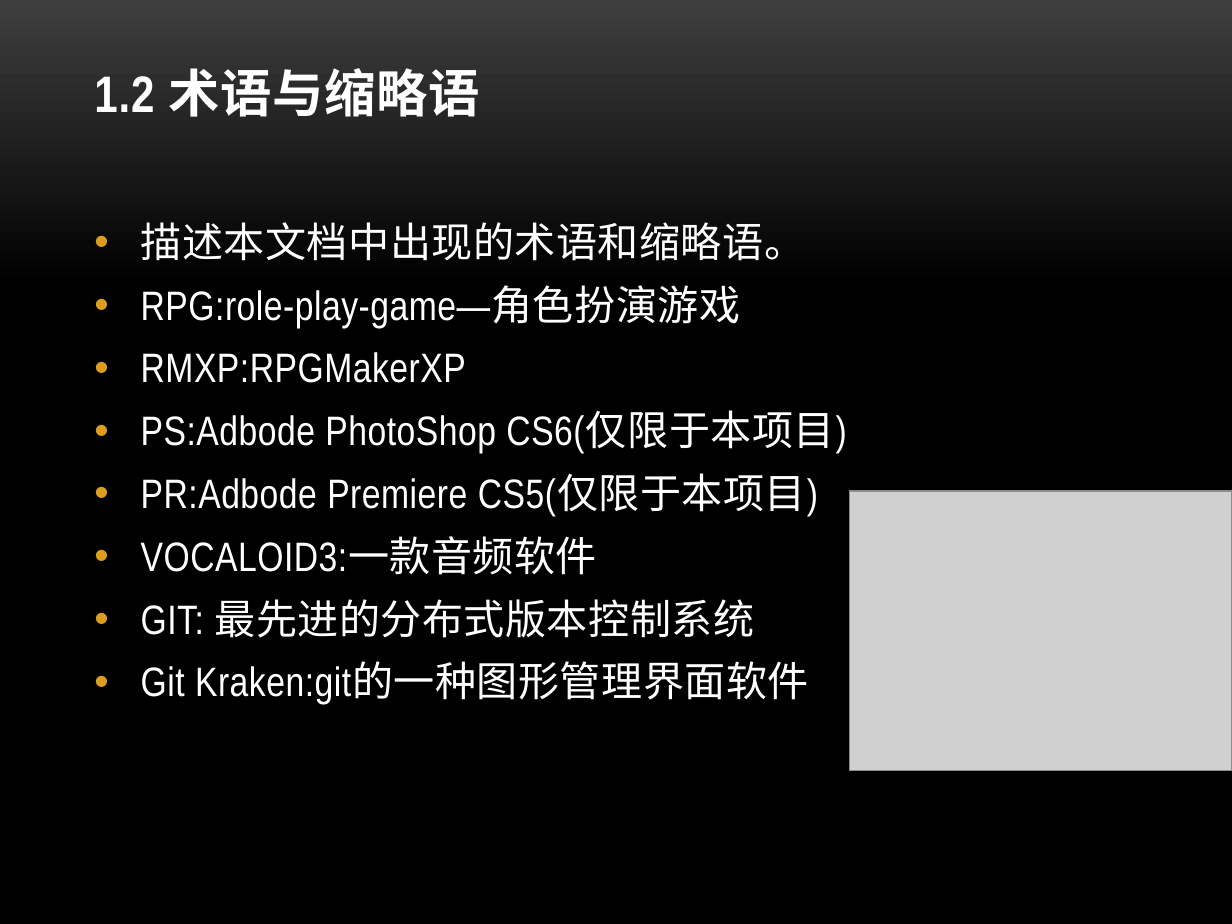
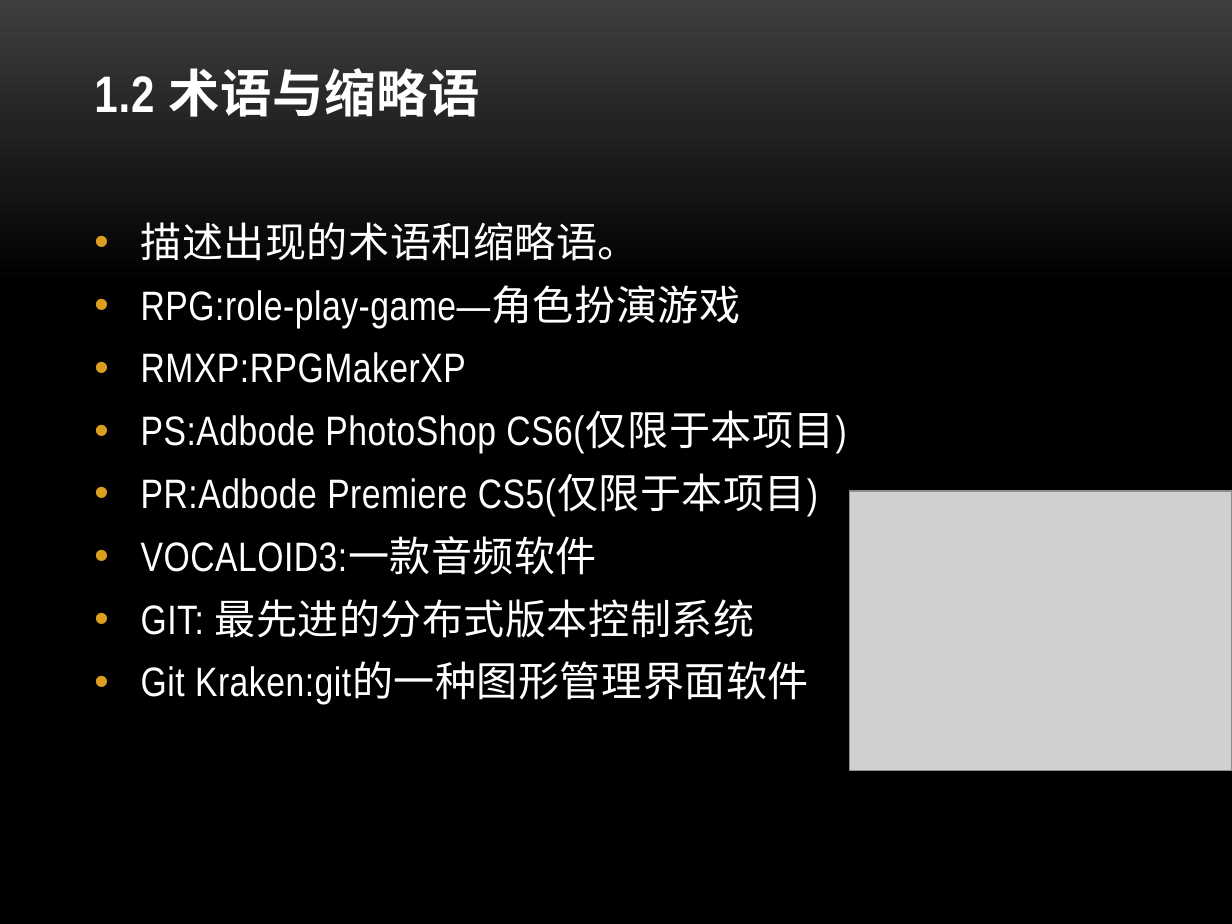
Before and after one commit to ZanebonoAlter/-, a slide deck: slide 4 of 项目计划.pptx. Drawn at 1232x924 pixels with LibreOffice and Linux fonts; fonts in the diff are those of the drawing; grey boxes stand for pictures; background and template pictures are left out. Boxes give left, top, right and bottom in pixels: in the first picture for what was removed or moved away, otherwise in the second. Text is boxed around its words. In the diff, an @@ line names an element or a change of style, - is before the commit and + after.

```diff
--- a/项目计划.pptx
+++ b/项目计划.pptx
@@ text at [141,222,639,261]: text changed @@
-• 描述本文档中出现的术语和缩略语。
+• 描述出现的术语和缩略语。
```
Also in this commit, not shown: 11 other slides changed, 4 slides added, 1 slide removed, 6 other files.
